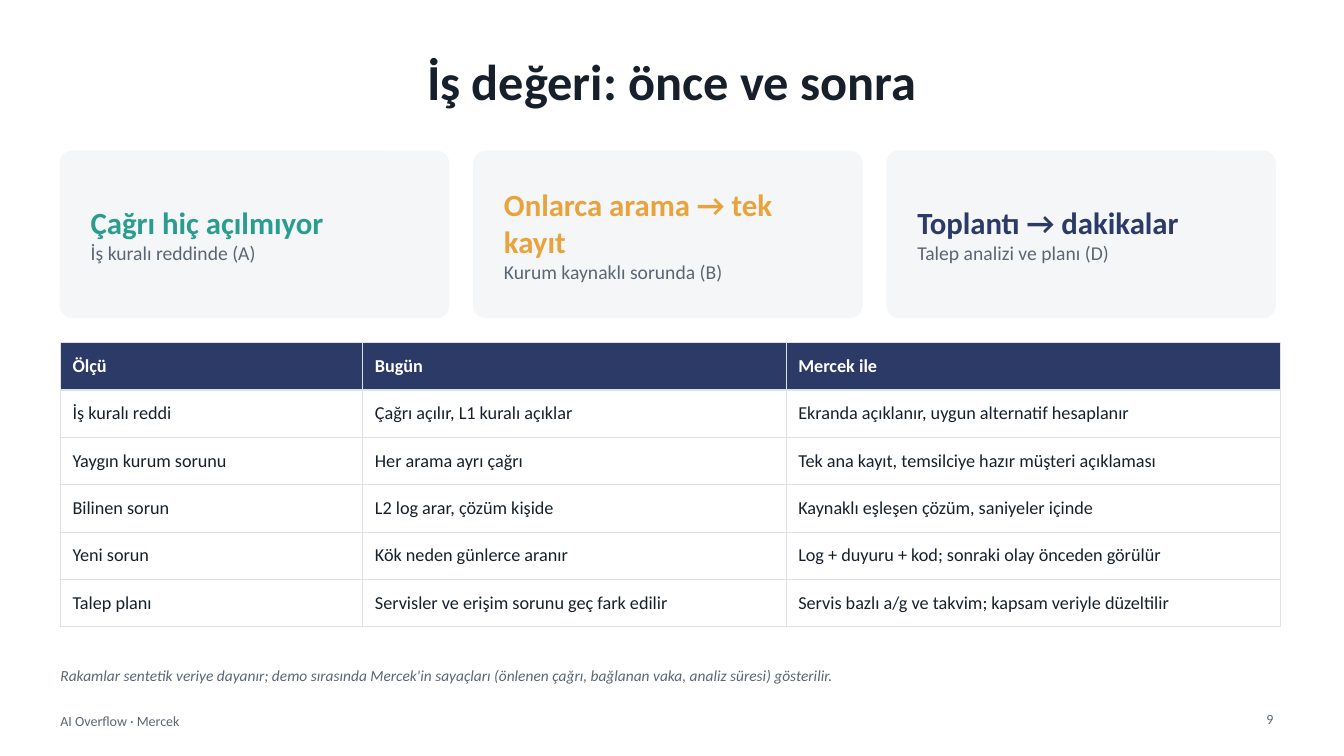
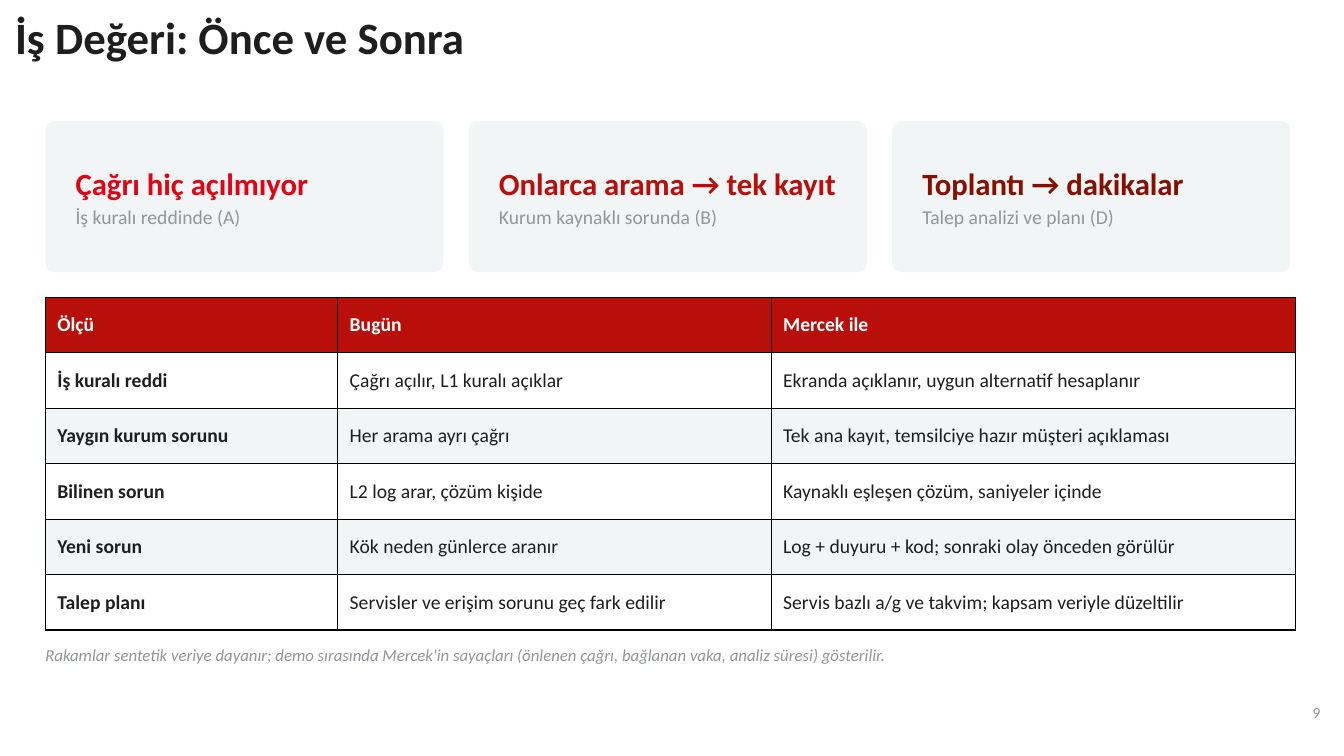
Before and after one commit to SeyhanAmasyalii/ZTHackathonStudy, a slide deck: slide 9 of presentation/Mercek_AI_Overflow_Sunum.pptx. Drawn at 1344x756 pixels with LibreOffice and Linux fonts; fonts in the diff are those of the drawing; background and template pictures are left out. Boxes give left, top, right and bottom in pixels: in the first picture for what was removed or moved away, otherwise in the second. Text is boxed around its words. In the diff, an @@ line names an element or a change of style, - is before the commit and + after.

```diff
--- a/presentation/Mercek_AI_Overflow_Sunum.pptx
+++ b/presentation/Mercek_AI_Overflow_Sunum.pptx
@@ text at box(15, 17, 464, 62): text changed; size 36 to 32 pt; text colour #17202A to #1E1E1E @@
-İş değeri: önce ve sonra
+İş Değeri: Önce ve Sonra
@@ text "İş Değeri: Önce ve Sonra" at box(15, 17, 464, 62): vertical alignment middle to top @@
@@ rounded rectangle: place and size @@
-rounded rectangle at box(60, 151, 449, 318)
+rounded rectangle at box(45, 121, 444, 272)
@@ text "Çağrı hiç açılmıyor": place and size @@
-text "Çağrı hiç açılmıyor" at box(91, 212, 323, 263)
+text "Çağrı hiç açılmıyor" at box(76, 173, 308, 227)
@@ text "Çağrı hiç açılmıyor" at box(76, 173, 308, 227): text colour #2A9D8F to #E10514 in "Çağrı hiç açılmıyor"; text colour #5B6673 to #91969B in "İş kuralı reddinde (A)"; more space between paragraphs @@
@@ rounded rectangle: place and size @@
-rounded rectangle at box(474, 151, 862, 318)
+rounded rectangle at box(469, 121, 867, 272)
@@ text "Onlarca arama → tek kayıt": place and size @@
-text "Onlarca arama → tek kayıt" at box(504, 194, 773, 282)
+text "Onlarca arama → tek kayıt" at box(499, 173, 836, 227)
@@ text "Onlarca arama → tek kayıt" at box(499, 173, 836, 227): text colour #E8A33D to #B90F0A in "Onlarca arama → tek kayıt"; text colour #5B6673 to #91969B in "Kurum kaynaklı sorunda (B)"; more space between paragraphs @@
@@ fill #F4F6F8 to #F2F5F6; outline #F4F6F8 1 pt to none; proportions changed in 3 elements at box(469, 121, 867, 272), box(45, 121, 444, 272), box(892, 121, 1291, 272) @@
@@ rounded rectangle: place and size @@
-rounded rectangle at box(887, 151, 1275, 318)
+rounded rectangle at box(892, 121, 1291, 272)
@@ text "Toplantı → dakikalar": place and size @@
-text "Toplantı → dakikalar" at box(917, 212, 1178, 263)
+text "Toplantı → dakikalar" at box(922, 173, 1183, 227)
@@ text "Toplantı → dakikalar" at box(922, 173, 1183, 227): text colour #2B3A67 to #870F00 in "Toplantı → dakikalar"; text colour #5B6673 to #91969B in "Talep analizi ve planı (D)"; more space between paragraphs @@
@@ table at box(45, 297, 1296, 630) @@
@@ fill #2B3A67 to #B90F0A in row 1 @@
@@ fill none to #FFFFFF in 9 cells @@
@@ fill none to #F2F5F6 in 6 cells @@
@@ size 13 to 14 pt, text colour #17202A to #1E1E1E @@
@@ bold on in "İş kuralı reddi", "Yaygın kurum sorunu", "Bilinen sorun", "Yeni sorun" and 1 more places @@
@@ borders changed @@
@@ table: place and size @@
-table at box(60, 343, 1280, 616)
+table at box(45, 297, 1296, 630)
@@ text "Rakamlar sentetik veriye dayanır; demo ...": place and size @@
-text "Rakamlar sentetik veriye dayanır; demo ..." at box(60, 670, 832, 684)
+text "Rakamlar sentetik veriye dayanır; demo ..." at box(45, 649, 885, 664)
@@ text "Rakamlar sentetik veriye dayanır; demo ..." at box(45, 649, 885, 664): size 11 to 12 pt, text colour #5B6673 to #91969B; more space between paragraphs; vertical alignment middle to top @@
@@ text removed at box(60, 716, 180, 726) @@
-AI Overflow · Mercek
@@ text "9": place and size @@
-text "9" at box(1266, 715, 1273, 724)
+text "9" at box(1313, 708, 1321, 718)
@@ text "9" at box(1313, 708, 1321, 718): size 10 to 11 pt, text colour #5B6673 to #91969B; more space between paragraphs @@
```
Also in this commit, not shown: 10 other slides changed, 56 other files.
